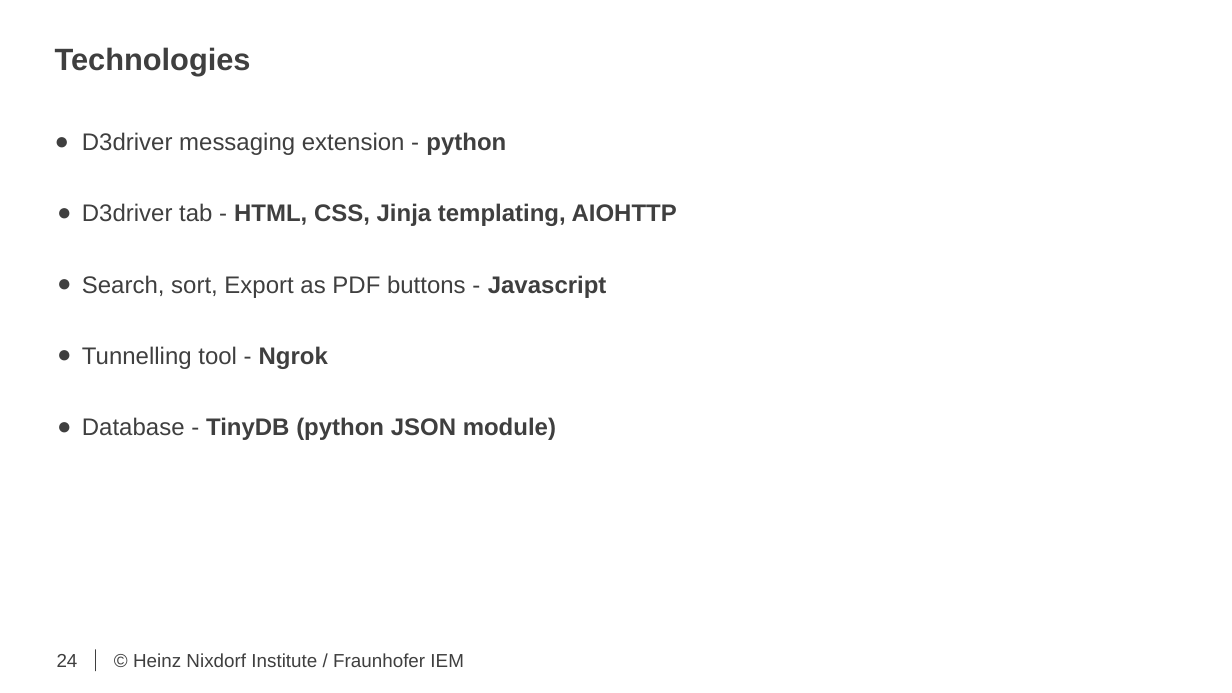
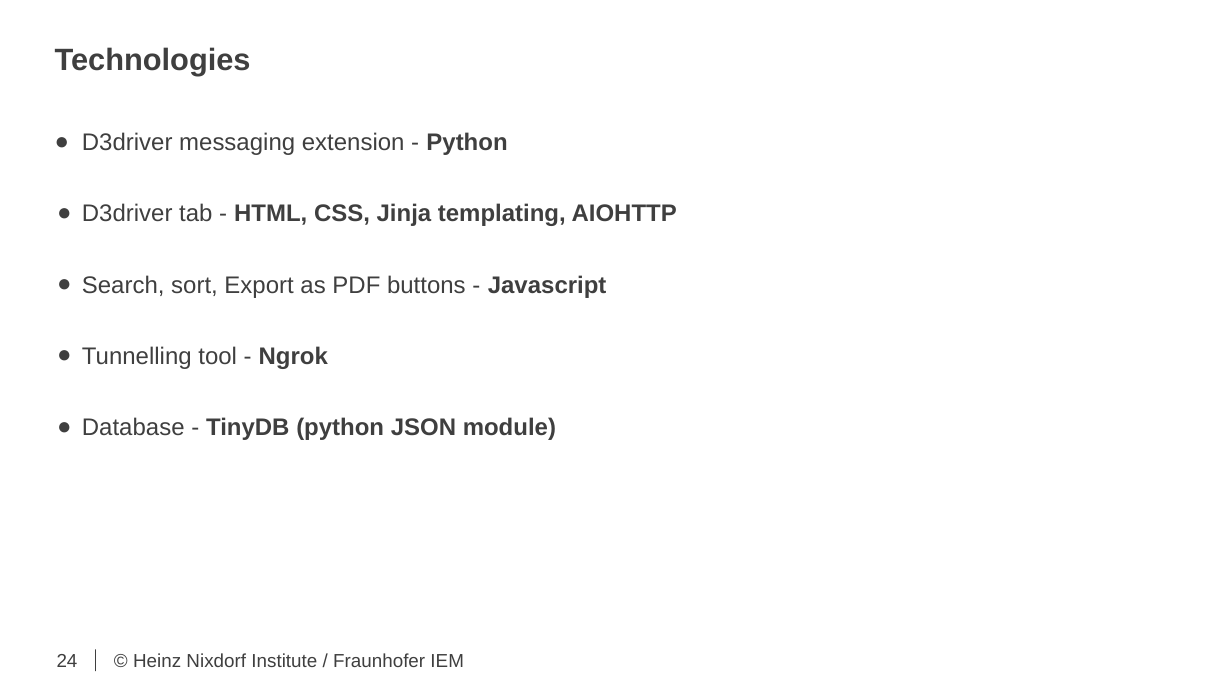
Before and after one commit to bhargavimohan/Masterthesis_bot2021, a slide deck: slide 24 of Presentation/Evaluation and Implementation of a Motivational Bot to support Documentation process in Mechatronics system design.pptx. Drawn at 1232x693 pixels with LibreOffice and Linux fonts; fonts in the diff are those of the drawing; background and template pictures are left out. Boxes give left, top, right and bottom in pixels: in the first picture for what was removed or moved away, otherwise in the second. Text is boxed around its words. In the diff, an @@ line names an element or a change of style, - is before the commit and + after.

```diff
--- a/Presentation/Evaluation and Implementation of a Motivational Bot to support Documentation process in Mechatronics system design.pptx
+++ b/Presentation/Evaluation and Implementation of a Motivational Bot to support Documentation process in Mechatronics system design.pptx
@@ text at (82, 132, 507, 155): text changed @@
-● D3driver messaging extension - python
+● D3driver messaging extension - Python
```
Also in this commit, not shown: 2 other slides changed.
